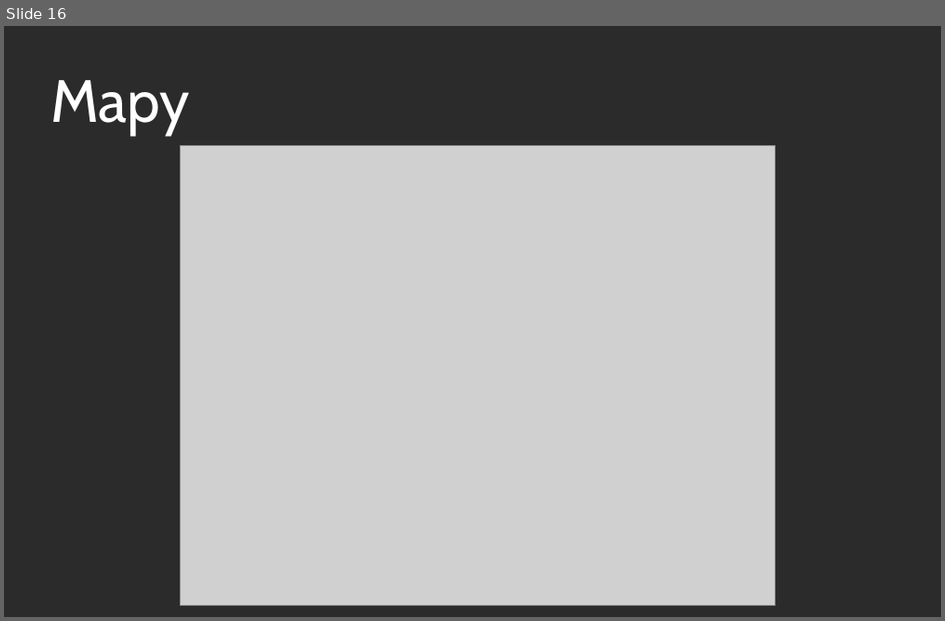
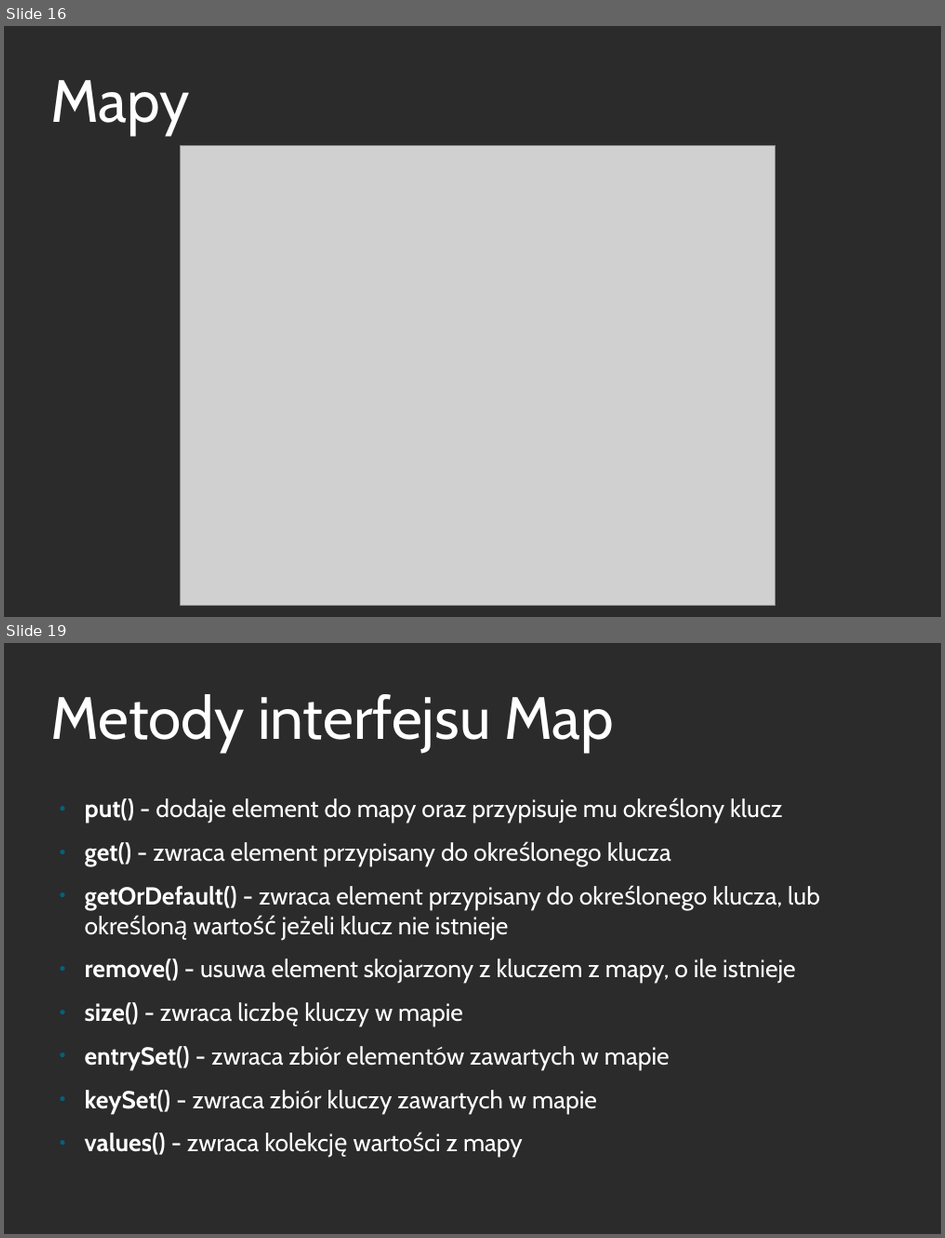
Before and after one commit to mdzidko/java-kurs, a slide deck: prezentacje/java_7.odp. Shown one above the other, each under a label of ours: slide 16 before the commit, slides 16 and 19 after it; the slides between them are not shown. The pictures are 945x621 and 945x1238 pixels, drawn with LibreOffice and Linux fonts; fonts in the diff are those of the drawing; grey boxes stand for pictures; background and template pictures are left out; a plain dark background stands for a picture behind light text. Boxes give left, top, right and bottom in pixels: in the first picture for what was removed or moved away, otherwise in the second. Text is boxed around its words. In the diff, an @@ line names an element or a change of style, - is before the commit and + after.

```diff
--- a/prezentacje/java_7.odp
+++ b/prezentacje/java_7.odp
@@ slide 19 added at (4, 643, 941, 1234), background picture (left out) @@
@@ title added at (50, 694, 614, 753), 60 pt, text #FFFFFF @@
+Metody interfejsu Map
@@ text added at (85, 798, 821, 1156), 24.8 pt, text #FFFFFF @@
+● put() - dodaje element do mapy oraz przypisuje mu określony klucz
+● get() - zwraca element przypisany do określonego klucza
+● getOrDefault() - zwraca element przypisany do określonego klucza, lub określoną wartość jeżeli klucz nie istnieje
+● remove() - usuwa element skojarzony z kluczem z mapy, o ile istnieje
+● size() - zwraca liczbę kluczy w mapie
+● entrySet() - zwraca zbiór elementów zawartych w mapie
+● keySet() - zwraca zbiór kluczy zawartych w mapie
+● values() - zwraca kolekcję wartości z mapy
```
Also in this commit, not shown: 5 other slides added, 1 slide removed, 20 other files.
